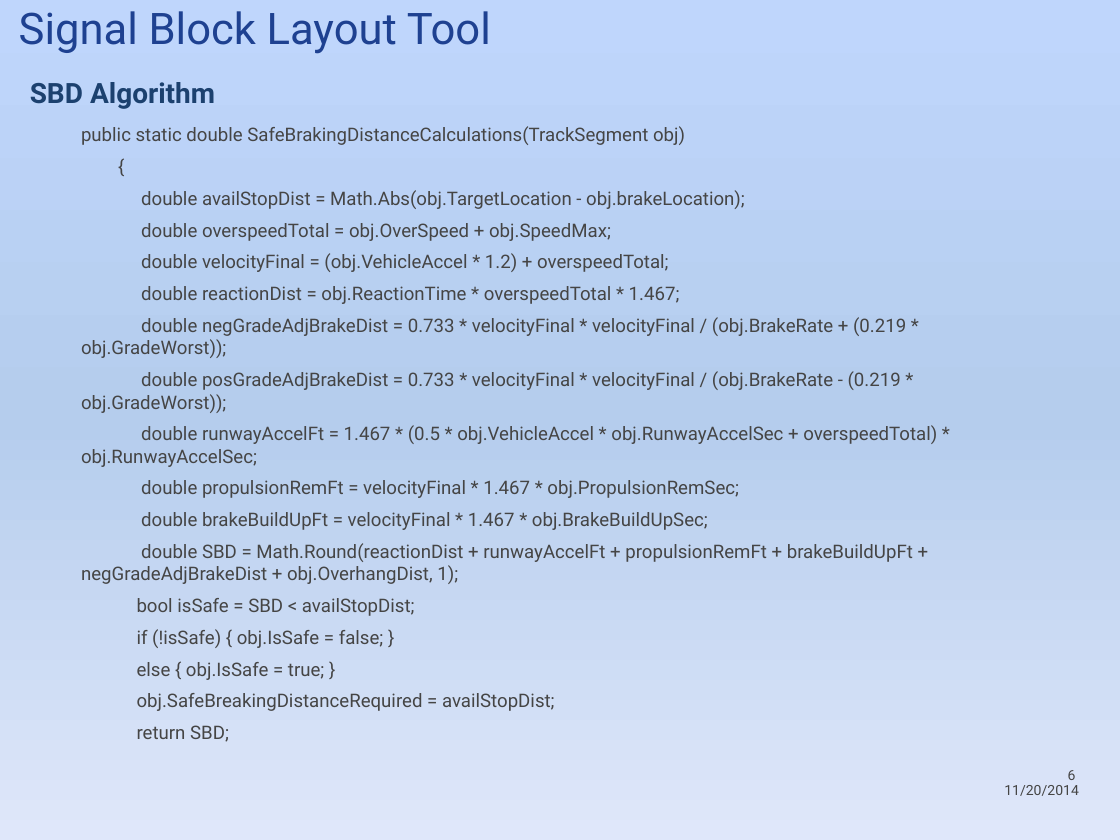
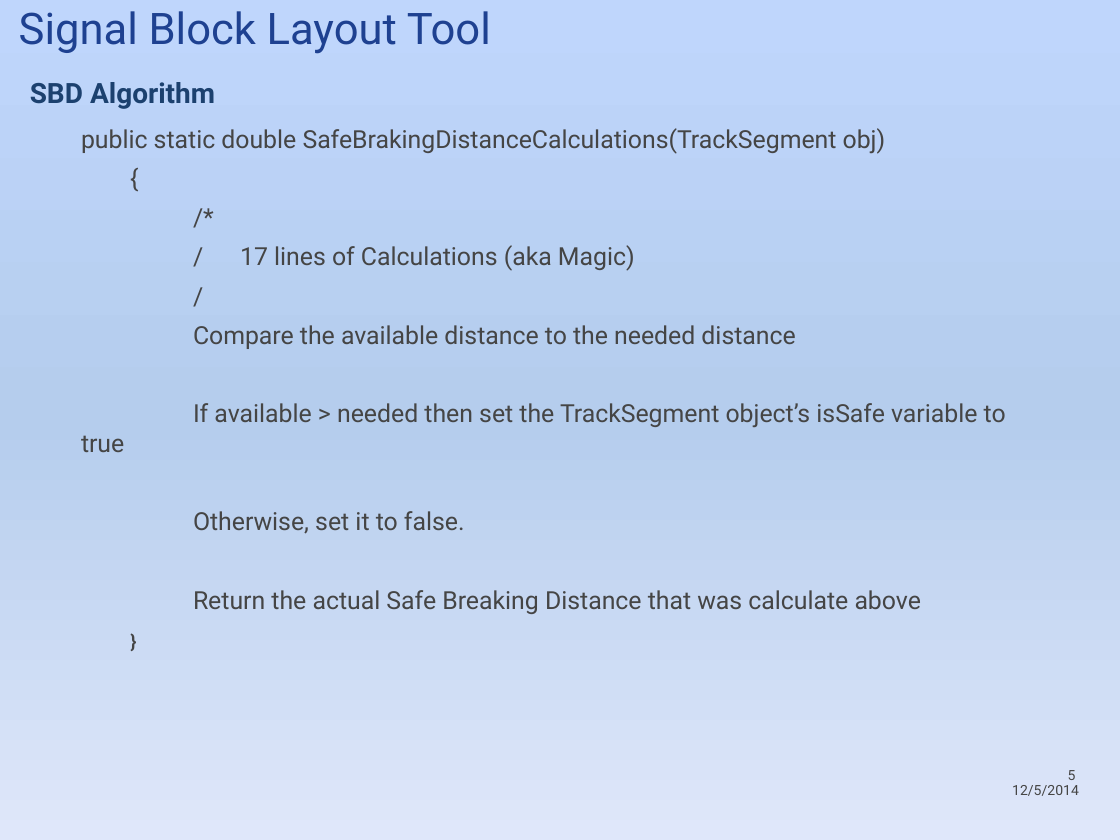
Before and after one commit to Topgun122104/SeniorProj, a slide deck: slide 5 of Documents/Presentations/Senior Design Project Summary Presentation Nov 14.pptx (slide 6 before the commit). Drawn at 1120x840 pixels with LibreOffice and Linux fonts; fonts in the diff are those of the drawing; background and template pictures are left out. Boxes give left, top, right and bottom in pixels: in the first picture for what was removed or moved away, otherwise in the second. Text is boxed around its words. In the diff, an @@ line names an element or a change of style, - is before the commit and + after.

Commit message:
Finalized presentation

```diff
--- a/Documents/Presentations/Senior Design Project Summary Presentation Nov 14.pptx
+++ b/Documents/Presentations/Senior Design Project Summary Presentation Nov 14.pptx
@@ text at [81, 128, 886, 154]: size 12 to 16 pt in "public static double SafeBrakingDistanceCalculations(TrackSe ...", "{" @@
@@ text at [81, 245, 1006, 614]: text changed; size 12 to 16 pt @@
-double availStopDist = Math.Abs(obj.TargetLocation - obj.brakeLocation);
-double overspeedTotal = obj.OverSpeed + obj.SpeedMax;
-double velocityFinal = (obj.VehicleAccel * 1.2) + overspeedTotal;
-double reactionDist = obj.ReactionTime * overspeedTotal * 1.467;
-double negGradeAdjBrakeDist = 0.733 * velocityFinal * velocityFinal / (obj.BrakeRate + (0.219 * obj.GradeWorst));
-double posGradeAdjBrakeDist = 0.733 * velocityFinal * velocityFinal / (obj.BrakeRate - (0.219 * obj.GradeWorst));
-double runwayAccelFt = 1.467 * (0.5 * obj.VehicleAccel * obj.RunwayAccelSec + overspeedTotal) * obj.RunwayAccelSec;
-double propulsionRemFt = velocityFinal * 1.467 * obj.PropulsionRemSec;
-double brakeBuildUpFt = velocityFinal * 1.467 * obj.BrakeBuildUpSec;
-double SBD = Math.Round(reactionDist + runwayAccelFt + propulsionRemFt + brakeBuildUpFt + negGradeAdjBrakeDist + obj.OverhangDist, 1);
-bool isSafe = SBD < availStopDist;
-if (!isSafe) { obj.IsSafe = false; }
-else { obj.IsSafe = true; }
-obj.SafeBreakingDistanceRequired = availStopDist;
-return SBD;
+/*
+/ 17 lines of Calculations (aka Magic)
+/
+Compare the available distance to the needed distance
+If available > needed then set the TrackSegment object’s isSafe variable to true
+Otherwise, set it to false.
+Return the actual Safe Breaking Distance that was calculate above
+}
@@ text at [1012, 770, 1079, 796]: text changed @@
-6
-11/20/2014
+5
+12/5/2014
```
Also in this commit, not shown: 2 other slides changed.
